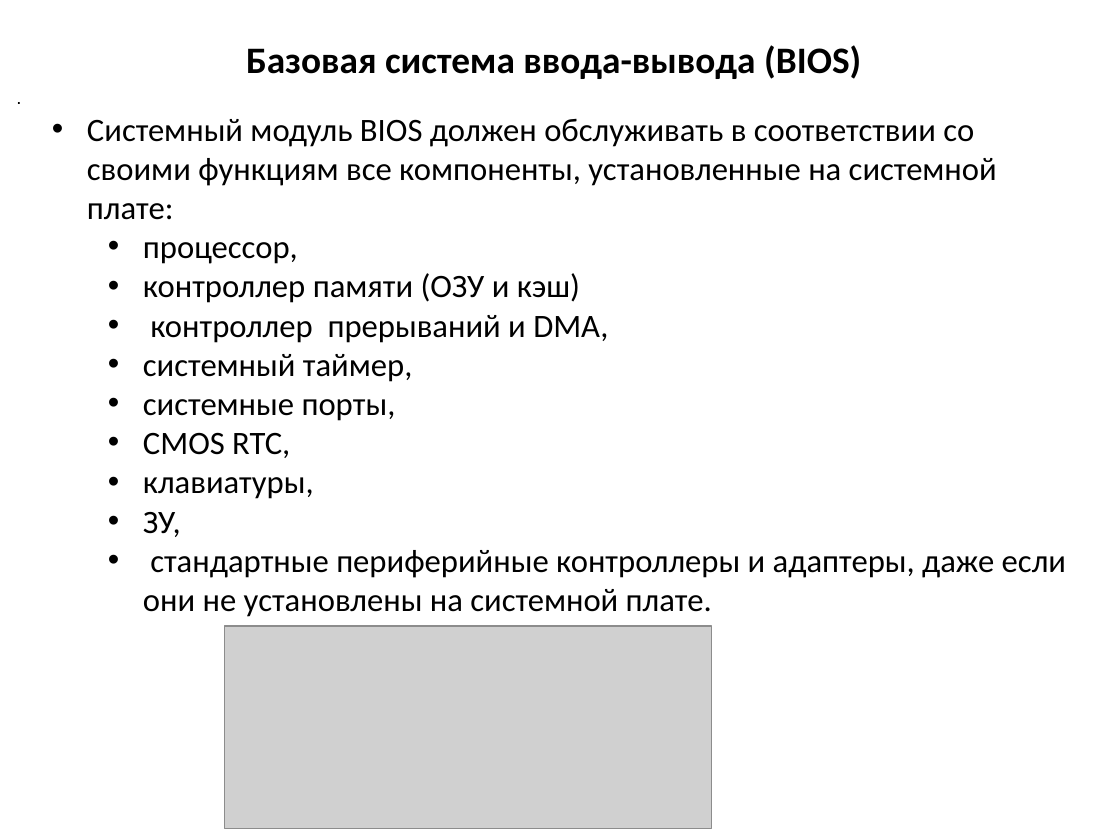
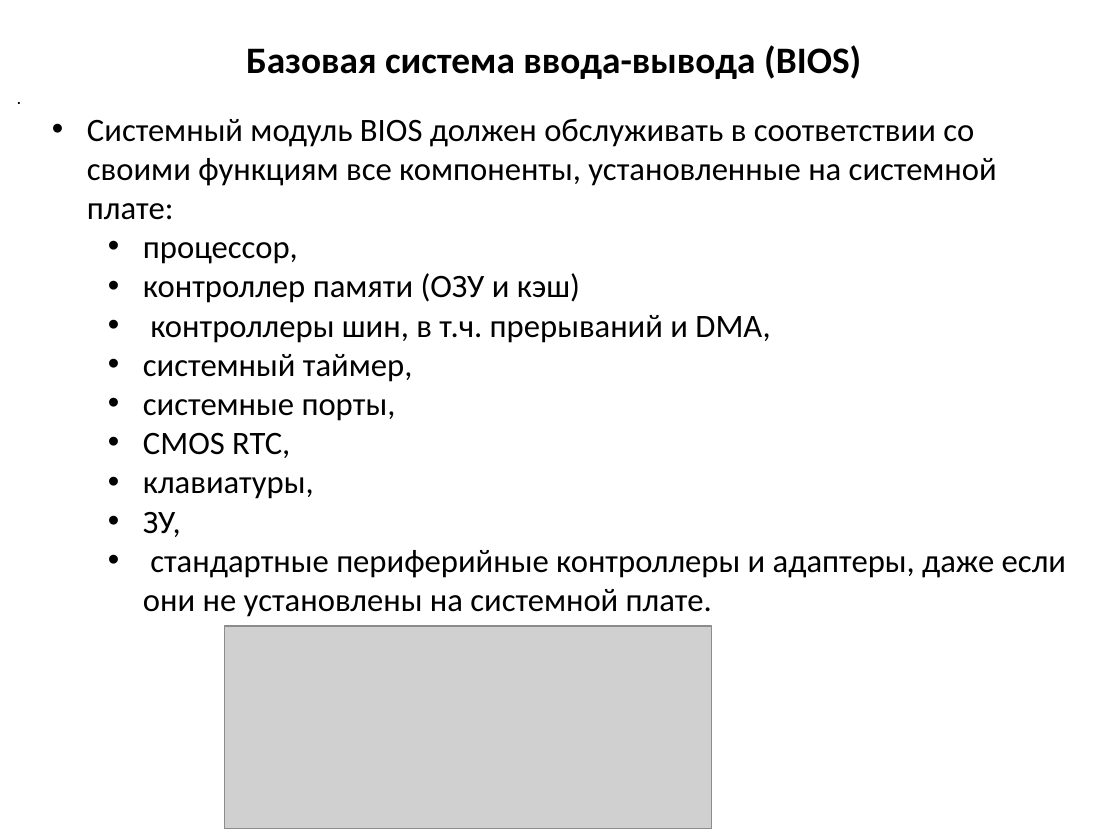
Before and after one commit to MVRonkin/arch_comp_sys, a slide deck: slide 5 of 2023 весна/лекции/Лекция 7_2 нов.pptx. Drawn at 1120x840 pixels with LibreOffice and Linux fonts; fonts in the diff are those of the drawing; grey boxes stand for pictures. Boxes give left, top, right and bottom in pixels: in the first picture for what was removed or moved away, otherwise in the second. Text is boxed around its words. In the diff, an @@ line names an element or a change of style, - is before the commit and + after.

```diff
--- a/2023 весна/лекции/Лекция 7_2 нов.pptx
+++ b/2023 весна/лекции/Лекция 7_2 нов.pptx
@@ text at [150,315,770,343]: text changed @@
-    • контроллер прерываний и DMA,
+    • контроллеры шин, в т.ч. прерываний и DMA,
```
Also in this commit, not shown: 3 other slides changed, 2 slides added, 12 other files.
